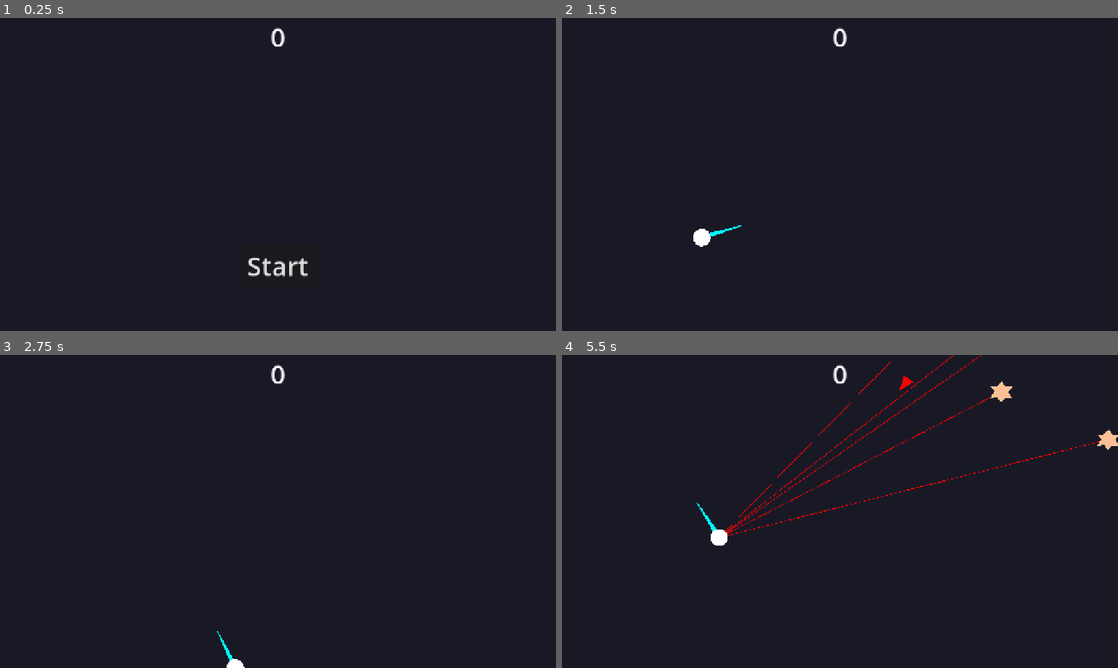
Above: before the commit, frames 1-4 (two rows, left to right).
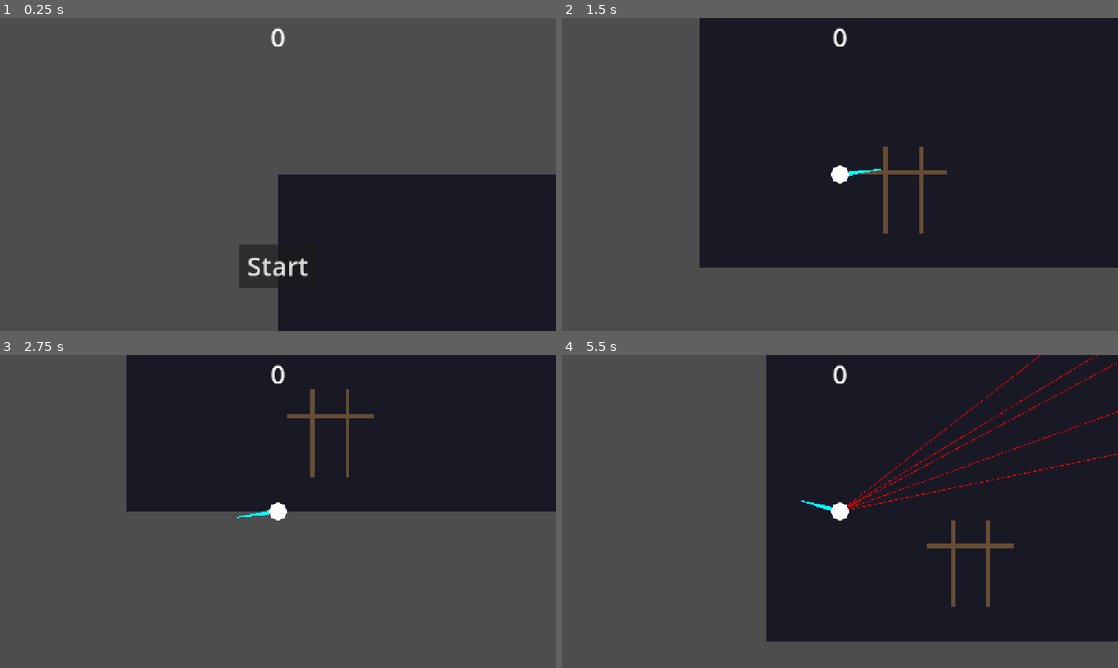
Above: after the commit, the same moments.

Repository: piotrrusak/coldcurve-vancouver
Game: Godot game, scene res://scenes/main.tscn
Two runs of this game, one before a commit and one after it. Both use one fixed random seed, a clock stepped at 60 frames per second and the inputs below. Before the commit the project starts from res://main.tscn.
Inputs (mouse positions are in pixels of both pictures, inside the frame that each line leads up to):
- Up to frame 1 (0.25 s): no input
- Up to frame 2 (1.5 s): click "Start" at 0.5 s; tap Enter at 1.25 s; move the mouse to (962, 158) at 1.27 s; hold D (move_right) from 1.28 s (still down)
- Up to frame 3 (2.75 s): move the mouse to (166, 527) at 2.02 s; release D (move_right) at 2.03 s; hold S (move_down) from 2.03 s (still down)
- Up to frame 4 (5.5 s): move the mouse to (895, 442) at 2.77 s; release S (move_down) at 2.78 s; hold D (move_right) 2.78-3.53 s; move the mouse to (812, 574) at 3.52 s; hold W (move_up) 3.53-4.28 s; move the mouse to (1006, 558) at 4.27 s; hold A (move_left) from 4.28 s (still down); move the mouse to (673, 464) at 5.02 s

The runs differ from the first frame. In frame 1, 74% of the frame differs, in the area x 0-100%, y 0-100%; in frame 2, 41%; in frame 3, 62%; in frame 4, 44%.

Commit message:
minor refactor

Diff:
--- a/project.godot
+++ b/project.godot
@@ -10,10 +10,10 @@
 
 [application]
 
-config/name="Dodge the Projectiles"
-run/main_scene="res://main.tscn"
+config/name="Coldcurve Vancouver"
+run/main_scene="res://scenes/main.tscn"
 config/features=PackedStringArray("4.6", "Forward Plus")
-config/icon="res://icon.svg"
+config/icon="res://assets/icon.svg"
 
 [display]
 
@@ -29,24 +29,28 @@
 "deadzone": 0.2,
 "events": [Object(InputEventKey,"resource_local_to_scene":false,"resource_name":"","device":0,"window_id":0,"alt_presse …(189 unchanged characters)…
 , Object(InputEventKey,"resource_local_to_scene":false,"resource_name":"","device":0,"window_id":0,"alt_pressed":false, …(185 unchanged characters)…
+, Object(InputEventKey,"resource_local_to_scene":false,"resource_name":"","device":-1,"window_id":0,"alt_pressed":false,"shift_pressed":false,"ctrl_pressed":false,"meta_pressed":false,"pressed":false,"keycode":0,"physical_keycode":72,"key_label":0,"unicode":104,"location":0,"echo":false,"script":null)
 ]
 }
 move_right={
 "deadzone": 0.2,
 "events": [Object(InputEventKey,"resource_local_to_scene":false,"resource_name":"","device":0,"window_id":0,"alt_presse …(189 unchanged characters)…
 , Object(InputEventKey,"resource_local_to_scene":false,"resource_name":"","device":0,"window_id":0,"alt_pressed":false, …(185 unchanged characters)…
+, Object(InputEventKey,"resource_local_to_scene":false,"resource_name":"","device":-1,"window_id":0,"alt_pressed":false,"shift_pressed":false,"ctrl_pressed":false,"meta_pressed":false,"pressed":false,"keycode":0,"physical_keycode":76,"key_label":0,"unicode":108,"location":0,"echo":false,"script":null)
 ]
 }
 move_up={
 "deadzone": 0.2,
 "events": [Object(InputEventKey,"resource_local_to_scene":false,"resource_name":"","device":0,"window_id":0,"alt_presse …(189 unchanged characters)…
 , Object(InputEventKey,"resource_local_to_scene":false,"resource_name":"","device":0,"window_id":0,"alt_pressed":false, …(185 unchanged characters)…
+, Object(InputEventKey,"resource_local_to_scene":false,"resource_name":"","device":-1,"window_id":0,"alt_pressed":false,"shift_pressed":false,"ctrl_pressed":false,"meta_pressed":false,"pressed":false,"keycode":0,"physical_keycode":75,"key_label":0,"unicode":107,"location":0,"echo":false,"script":null)
 ]
 }
 move_down={
 "deadzone": 0.2,
 "events": [Object(InputEventKey,"resource_local_to_scene":false,"resource_name":"","device":0,"window_id":0,"alt_presse …(189 unchanged characters)…
 , Object(InputEventKey,"resource_local_to_scene":false,"resource_name":"","device":0,"window_id":0,"alt_pressed":false, …(185 unchanged characters)…
+, Object(InputEventKey,"resource_local_to_scene":false,"resource_name":"","device":-1,"window_id":0,"alt_pressed":false,"shift_pressed":false,"ctrl_pressed":false,"meta_pressed":false,"pressed":false,"keycode":0,"physical_keycode":74,"key_label":0,"unicode":106,"location":0,"echo":false,"script":null)
 ]
 }
 start_game={
--- a/projectile.tscn
+++ /dev/null
@@ -1,18 +0,0 @@
-[gd_scene format=3 uid="uid://bprojct3scne1"]
-
-[ext_resource type="Script" path="res://projectile.gd" id="1"]
-
-[sub_resource type="ConvexPolygonShape2D" id="1"]
-points = PackedVector2Array(20, 0, -15, 13, -15, -13)
-
-[node name="Projectile" type="RigidBody2D" groups=["projectiles"]]
-collision_mask = 0
-gravity_scale = 0.0
-script = ExtResource("1")
-
-[node name="CollisionShape2D" type="CollisionShape2D" parent="."]
-shape = SubResource("1")
-
-[node name="VisibleOnScreenNotifier2D" type="VisibleOnScreenNotifier2D" parent="."]
-
-[connection signal="screen_exited" from="VisibleOnScreenNotifier2D" to="." method="_on_visible_on_screen_notifier_2d_screen_exited"]
--- a/hud.tscn
+++ b/scenes/Chud/hud.tscn
@@ -1,6 +1,6 @@
 [gd_scene format=3 uid="uid://dkfkhouadqb2i"]
 
-[ext_resource type="Script" uid="uid://ftxkif44n7bd" path="res://hud.gd" id="1"]
+[ext_resource type="Script" uid="uid://ftxkif44n7bd" path="res://scripts/Chud/hud.gd" id="1"]
 
 [node name="HUD" type="CanvasLayer" unique_id=845335180]
 script = ExtResource("1")
--- a/base_enemy.tscn
+++ b/scenes/enemies/base_enemy.tscn
@@ -1,6 +1,6 @@
 [gd_scene format=3 uid="uid://dcl8vv0ppdojc"]
 
-[ext_resource type="Script" uid="uid://dm8g8pn36jujw" path="res://base_enemy.gd" id="1"]
+[ext_resource type="Script" uid="uid://dm8g8pn36jujw" path="res://scripts/enemies/base_enemy.gd" id="1"]
 
 [sub_resource type="Gradient" id="Gradient_8fkgw"]
 interpolation_mode = 1
@@ -13,7 +13,9 @@
 fill_from = Vector2(1, 1)
 fill_to = Vector2(1, 1)
 
-[node name="BaseEnemy" type="Area2D" unique_id=1294299636 groups=["enemies"]]
+[node name="BaseEnemy" type="CharacterBody2D" unique_id=688829593 groups=["enemies"]]
+collision_layer = 4
+collision_mask = 0
 script = ExtResource("1")
 strafe_speed = 100.0
 metadata/_edit_group_ = true
@@ -29,5 +31,4 @@
 
 [node name="ShootTimer" type="Timer" parent="." unique_id=312847561]
 
-[connection signal="area_entered" from="." to="." method="_on_area_entered"]
 [connection signal="timeout" from="ShootTimer" to="." method="_on_shoot_timer_timeout"]
--- /dev/null
+++ b/scenes/enemies/enemy_projectiles/projectile.tscn
@@ -0,0 +1,23 @@
+[gd_scene format=3 uid="uid://bprojct3scne1"]
+
+[ext_resource type="Script" uid="uid://be8ojgyamlycj" path="res://scripts/enemies/enemy_projectiles/projectile.gd" id="1"]
+
+[sub_resource type="ConvexPolygonShape2D" id="1"]
+points = PackedVector2Array(20, 0, -15, 13, -15, -13)
+
+[node name="Projectile" type="RigidBody2D" unique_id=439494684 groups=["projectiles"]]
+collision_layer = 8
+collision_mask = 3
+gravity_scale = 0.0
+contact_monitor = true
+max_contacts_reported = 1
+script = ExtResource("1")
+
+[node name="CollisionShape2D" type="CollisionShape2D" parent="." unique_id=1253993036]
+shape = SubResource("1")
+
+[node name="VisibleOnScreenNotifier2D" type="VisibleOnScreenNotifier2D" parent="." unique_id=1218206055]
+rect = Rect2(-15, -13, 36, 26)
+
+[connection signal="body_entered" from="." to="." method="_on_body_entered"]
+[connection signal="screen_exited" from="VisibleOnScreenNotifier2D" to="." method="_on_visible_on_screen_notifier_2d_screen_exited"]
--- a/main.tscn
+++ b/scenes/main.tscn
@@ -1,9 +1,10 @@
 [gd_scene format=3 uid="uid://b15cqvql2mq1e"]
 
-[ext_resource type="Script" uid="uid://devpkak7xnp14" path="res://main.gd" id="1"]
-[ext_resource type="PackedScene" uid="uid://dcl8vv0ppdojc" path="res://base_enemy.tscn" id="2"]
-[ext_resource type="PackedScene" uid="uid://c8vww4k6f66ku" path="res://player.tscn" id="3"]
-[ext_resource type="PackedScene" uid="uid://dkfkhouadqb2i" path="res://hud.tscn" id="4"]
+[ext_resource type="Script" uid="uid://devpkak7xnp14" path="res://scripts/main.gd" id="1_jyhfs"]
+[ext_resource type="PackedScene" uid="uid://dcl8vv0ppdojc" path="res://scenes/enemies/base_enemy.tscn" id="2_tbgi4"]
+[ext_resource type="PackedScene" uid="uid://c8vww4k6f66ku" path="res://scenes/player/player.tscn" id="3_tefeu"]
+[ext_resource type="PackedScene" uid="uid://dkfkhouadqb2i" path="res://scenes/Chud/hud.tscn" id="4_o6xl0"]
+[ext_resource type="PackedScene" uid="uid://cu1nocct0srn0" path="res://scenes/map/map_items/wall.tscn" id="4_tbgi4"]
 
 [sub_resource type="Curve2D" id="1"]
 _data = {
@@ -12,8 +13,8 @@
 point_count = 5
 
 [node name="Main" type="Node" unique_id=1377802718]
-script = ExtResource("1")
-enemy_scene = ExtResource("2")
+script = ExtResource("1_jyhfs")
+enemy_scene = ExtResource("2_tbgi4")
 
 [node name="ColorRect" type="ColorRect" parent="." unique_id=101563700]
 anchors_preset = 15
@@ -23,7 +24,7 @@
 grow_vertical = 2
 color = Color(0.1, 0.1, 0.15, 1)
 
-[node name="Player" parent="." unique_id=1717736480 instance=ExtResource("3")]
+[node name="Player" parent="." unique_id=1717736480 instance=ExtResource("3_tefeu")]
 
 [node name="EnemyTimer" type="Timer" parent="." unique_id=536536802]
 wait_time = 0.5
@@ -37,13 +38,29 @@
 [node name="StartPosition" type="Marker2D" parent="." unique_id=828276842]
 position = Vector2(242, 505)
 
+[node name="Walls" type="Node2D" parent="." unique_id=635092573]
+
+[node name="Wall" parent="Walls" unique_id=1970981248 instance=ExtResource("4_tbgi4")]
+position = Vector2(468, 500)
+size = Vector2(200, 10)
+
+[node name="Wall2" parent="Walls" unique_id=1511506570 instance=ExtResource("4_tbgi4")]
+position = Vector2(428, 540)
+rotation = 1.5707964
+size = Vector2(200, 10)
+
+[node name="Wall3" parent="Walls" unique_id=1313152148 instance=ExtResource("4_tbgi4")]
+position = Vector2(508, 540)
+rotation = 1.5707964
+size = Vector2(200, 10)
+
 [node name="EnemyPath" type="Path2D" parent="." unique_id=220154352]
 scale = Vector2(1, 0.9)
 curve = SubResource("1")
 
 [node name="EnemySpawnLocation" type="PathFollow2D" parent="EnemyPath" unique_id=901861461]
 
-[node name="HUD" parent="." unique_id=1565994411 instance=ExtResource("4")]
+[node name="HUD" parent="." unique_id=1565994411 instance=ExtResource("4_o6xl0")]
 
 [connection signal="hit" from="Player" to="." method="game_over"]
 [connection signal="timeout" from="EnemyTimer" to="." method="_on_enemy_timer_timeout"]
--- /dev/null
+++ b/scenes/map/map_items/wall.tscn
@@ -0,0 +1,14 @@
+[gd_scene format=3 uid="uid://cu1nocct0srn0"]
+
+[ext_resource type="Script" uid="uid://wall_script_01" path="res://scripts/map/map_items/wall.gd" id="1"]
+
+[sub_resource type="RectangleShape2D" id="1"]
+size = Vector2(100, 20)
+
+[node name="Wall" type="StaticBody2D" groups=["walls"]]
+collision_layer = 1
+collision_mask = 0
+script = ExtResource("1")
+
+[node name="CollisionShape2D" type="CollisionShape2D" parent="." unique_id=100000001]
+shape = SubResource("1")
--- a/player.tscn
+++ b/scenes/player/player.tscn
@@ -1,6 +1,6 @@
 [gd_scene format=3 uid="uid://c8vww4k6f66ku"]
 
-[ext_resource type="Script" uid="uid://c80jt88slxg1i" path="res://player.gd" id="1"]
+[ext_resource type="Script" uid="uid://c80jt88slxg1i" path="res://scripts/player/player.gd" id="1"]
 
 [sub_resource type="CircleShape2D" id="1"]
 radius = 20.0
@@ -8,17 +8,23 @@
 [sub_resource type="RectangleShape2D" id="2"]
 size = Vector2(75, 10)
 
-[node name="Player" type="Area2D" unique_id=1633159822 groups=["player"]]
+[node name="Player" type="CharacterBody2D" unique_id=277374863 groups=["player"]]
 z_index = 10
+collision_layer = 2
+collision_mask = 5
 script = ExtResource("1")
 
 [node name="CollisionShape2D" type="CollisionShape2D" parent="." unique_id=759099696]
 shape = SubResource("1")
 
 [node name="Weapon" type="Area2D" parent="." unique_id=847362910]
+collision_layer = 2
+collision_mask = 4
 
 [node name="CollisionShape2D" type="CollisionShape2D" parent="Weapon" unique_id=293847561]
+position = Vector2(37, 0)
 shape = SubResource("2")
 
-[connection signal="body_entered" from="." to="." method="_on_body_entered"]
-[connection signal="area_entered" from="Weapon" to="." method="_on_weapon_area_entered"]
+[node name="Camera2D" type="Camera2D" parent="." unique_id=1547741073]
+
+[connection signal="body_entered" from="Weapon" to="." method="_on_weapon_body_entered"]
--- a/base_enemy.gd
+++ b/scripts/enemies/base_enemy.gd
@@ -1,13 +1,15 @@
-extends Area2D
+extends CharacterBody2D
 
 signal enemy_hit
 
 @export var strafe_speed: float = 180.0
 @export var shoot_interval: float = 2.0
-@export var projectile_scene: PackedScene = preload("res://projectile.tscn")
+@export var projectile_scene: PackedScene = preload("res://scenes/enemies/enemy_projectiles/projectile.tscn")
 
 var _player: Node2D = null
 var _strafe_dir: float = 1.0
+var _aim_endpoint: Vector2 = Vector2.ZERO
+var _has_los: bool = false
 
 func _ready():
 	_player = get_tree().get_first_node_in_group("player")
@@ -18,18 +20,33 @@
 func _process(delta):
 	queue_redraw()
 	if _player == null or not _player.visible:
+		_has_los = false
 		return
 	var to_player = _player.global_position - global_position
 	var strafe = to_player.normalized().rotated(PI / 2.0) * _strafe_dir
 	global_position += strafe * strafe_speed * delta
 
+	var space = get_world_2d().direct_space_state
+	var query = PhysicsRayQueryParameters2D.create(global_position, _player.global_position)
+	query.exclude = [self.get_rid()]
+	query.collision_mask = 3  # walls (1) + player (2)
+	var result = space.intersect_ray(query)
+	if result.is_empty():
+		_aim_endpoint = _player.global_position
+		_has_los = false
+	else:
+		_aim_endpoint = result["position"]
+		_has_los = result["collider"].is_in_group("player")
+
 func _draw():
 	if _player == null or not _player.visible:
 		return
-	draw_line(Vector2.ZERO, _player.global_position - global_position, Color.RED, 1.5)
+	draw_line(Vector2.ZERO, to_local(_aim_endpoint), Color.RED, 1.5)
 
 func _on_shoot_timer_timeout():
 	if _player == null or not _player.visible:
+		return
+	if not _has_los:
 		return
 	var projectile = projectile_scene.instantiate()
 	var dir = (_player.global_position - global_position).normalized()
--- a/projectile.gd
+++ b/scripts/enemies/enemy_projectiles/projectile.gd
@@ -15,5 +15,10 @@
 	])
 	draw_colored_polygon(points, Color.RED)
 
+func _on_body_entered(body: Node2D) -> void:
+	if body.is_in_group("player"):
+		body.die()
+	queue_free()
+
 func _on_visible_on_screen_notifier_2d_screen_exited():
 	queue_free()
--- /dev/null
+++ b/scripts/map/map_items/wall.gd
@@ -0,0 +1,10 @@
+extends StaticBody2D
+
+@export var size: Vector2 = Vector2(100, 20)
+
+func _ready():
+	$CollisionShape2D.shape.size = size
+	queue_redraw()
+
+func _draw():
+	draw_rect(Rect2(-size / 2, size), Color(0.4, 0.3, 0.2))
--- a/player.gd
+++ b/scripts/player/player.gd
@@ -1,4 +1,4 @@
-extends Area2D
+extends CharacterBody2D
 
 signal hit
 
@@ -28,23 +28,22 @@
 	var p4 = tip  + perp * 1.0
 	draw_colored_polygon(PackedVector2Array([p1, p2, p3, p4]), Color.CYAN)
 
-func _process(delta):
-	var velocity = Vector2.ZERO
+func _physics_process(_delta):
+	var dir = Vector2.ZERO
 	if Input.is_action_pressed("move_right"):
-		velocity.x += 1
+		dir.x += 1
 	if Input.is_action_pressed("move_left"):
-		velocity.x -= 1
+		dir.x -= 1
 	if Input.is_action_pressed("move_down"):
-		velocity.y += 1
+		dir.y += 1
 	if Input.is_action_pressed("move_up"):
-		velocity.y -= 1
+		dir.y -= 1
 
-	if velocity.length() > 0:
-		velocity = velocity.normalized() * speed
-
-	position += velocity * delta
+	velocity = dir.normalized() * speed if dir.length() > 0 else Vector2.ZERO
+	move_and_slide()
 	position = position.clamp(Vector2.ZERO, screen_size)
 
+func _process(_delta):
 	var mouse_local = get_local_mouse_position()
 	var dir = mouse_local.normalized() if mouse_local.length() > 1.0 else Vector2.RIGHT
 	$Weapon.position = dir * (CIRCLE_RADIUS + BLADE_LENGTH / 2.0)
@@ -55,6 +54,7 @@
 	position = pos
 	show()
 	$CollisionShape2D.disabled = false
+	$Weapon/CollisionShape2D.disabled = false
 
 func die():
 	hide()
@@ -62,10 +62,7 @@
 	$CollisionShape2D.set_deferred("disabled", true)
 	$Weapon/CollisionShape2D.set_deferred("disabled", true)
 
-func _on_body_entered(_body):
-	die()
-
-func _on_weapon_area_entered(area):
-	if area.is_in_group("enemies"):
-		area.enemy_hit.emit()
-		area.queue_free()
+func _on_weapon_body_entered(body: Node2D) -> void:
+	if body.is_in_group("enemies") and body.enemy_hit:
+		body.enemy_hit.emit()
+		body.queue_free()
Renamed: icon.svg -> assets/icon.svg
Not shown, changed: assets/icon.svg.import
Renamed: hud.gd -> scripts/Chud/hud.gd
Renamed: hud.gd.uid -> scripts/Chud/hud.gd.uid
Renamed: base_enemy.gd.uid -> scripts/enemies/base_enemy.gd.uid
Renamed: projectile.gd.uid -> scripts/enemies/enemy_projectiles/projectile.gd.uid
Renamed: main.gd -> scripts/main.gd
Renamed: main.gd.uid -> scripts/main.gd.uid
Not shown, added: scripts/map/map_items/wall.gd.uid
Renamed: player.gd.uid -> scripts/player/player.gd.uid
